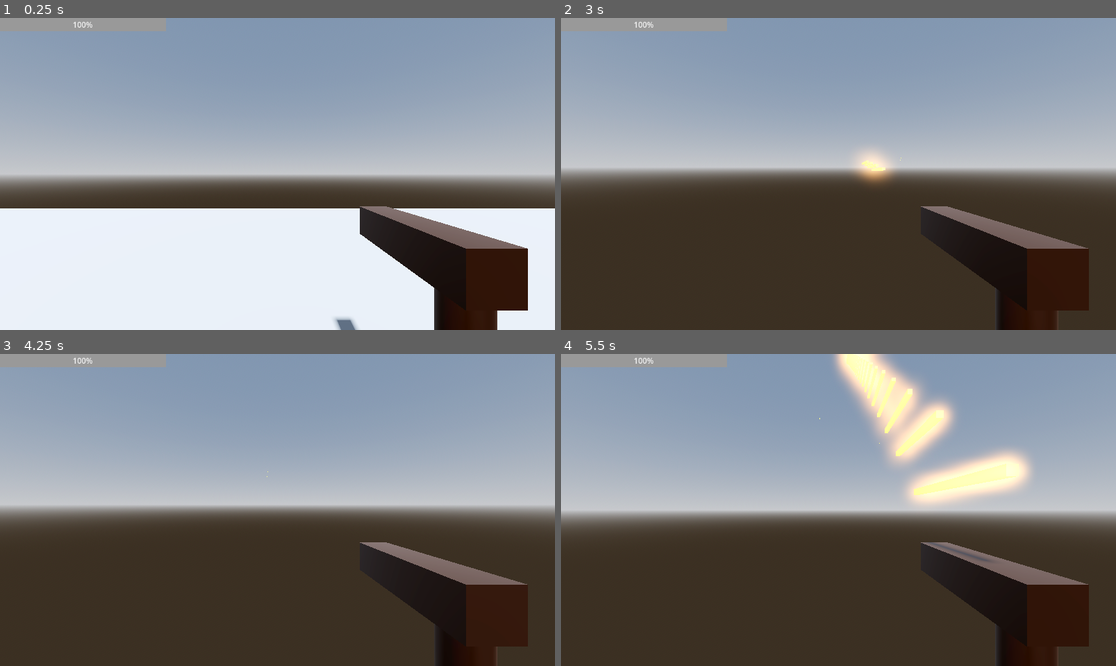
Above: before the commit, frames 1-4 (two rows, left to right).
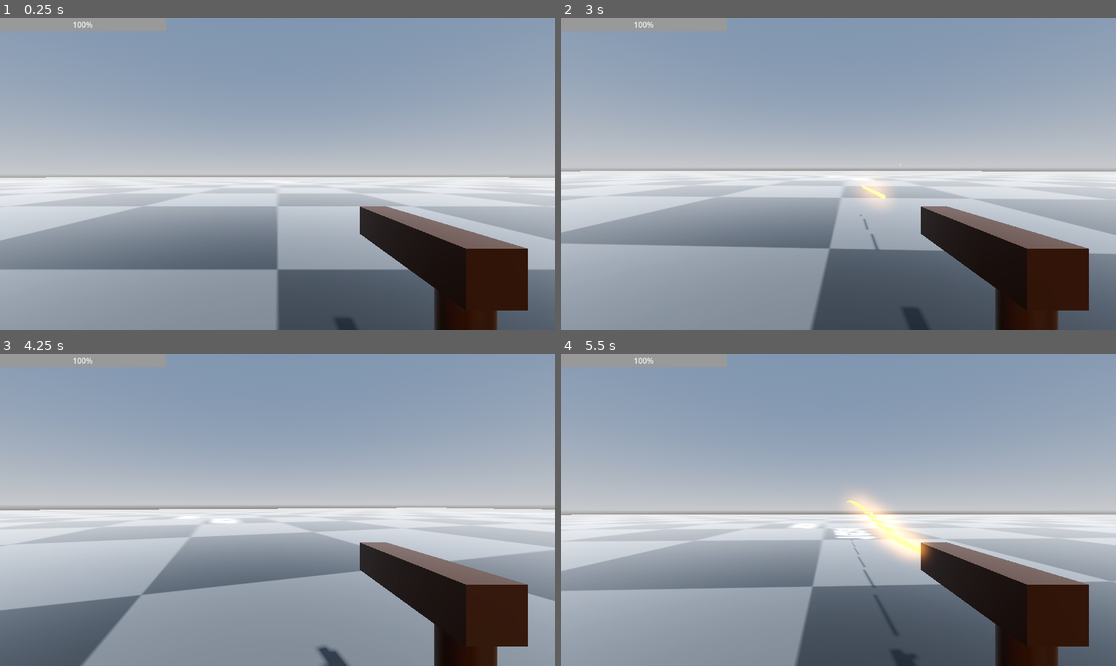
Above: after the commit, the same moments.

Repository: fallendynasty/nuclear
Game: Godot game, scene res://new_player_controller_test.tscn
Two runs of this game, one before a commit and one after it. Both use one fixed random seed, a clock stepped at 60 frames per second and the inputs below.
Inputs (mouse positions are in pixels of both pictures, inside the frame that each line leads up to):
- Up to frame 1 (0.25 s): no input
- Up to frame 2 (3 s): tap Enter (ui_accept) at 0.5 s; move the mouse to (866, 174) at 0.52 s; press the mouse at (866, 174) at 0.53 s; hold W (forward) from 0.53 s (still down); tap Space (jump) at 0.77, 1.52 s; move the mouse to (810, 174) at 1.27 s; release the mouse at (810, 174) at 1.28 s; tap Shift (slide) at 1.35 s; move the mouse to (849, 167) at 2.02 s; tap Ctrl (sprint) at 2.1 s; move the mouse to (832, 180) at 2.77 s; click (832, 180) at 2.85 s
- Up to frame 3 (4.25 s): keep holding W (forward); tap Space (jump) at 3.02, 3.77 s; move the mouse to (316, 513) at 3.52 s; tap Shift (slide) at 3.6 s
- Up to frame 4 (5.5 s): keep holding W (forward); move the mouse to (794, 506) at 4.27 s; tap Ctrl (sprint) at 4.35 s; tap Space (jump) at 4.52 s; move the mouse to (844, 510) at 5.02 s; press the mouse at (844, 510) at 5.03 s

The runs differ from the first frame. In frame 1, 42% of the frame differs, in the area x 0-100%, y 51-100%; in frame 2, 44%; in frame 3, 43%; in frame 4, 49%, in the area x 0-100%, y 0-100%.

Commit message:
Add textures .png.import

Diff:
--- a/new_player_controller_test.tscn
+++ b/new_player_controller_test.tscn
@@ -1,6 +1,7 @@
-[gd_scene load_steps=6 format=3 uid="uid://5nwe6bxvb1ak"]
+[gd_scene load_steps=8 format=3 uid="uid://5nwe6bxvb1ak"]
 
 [ext_resource type="PackedScene" uid="uid://bpj8ln6w4yv72" path="res://player_controller/player.tscn" id="1_ovhvj"]
+[ext_resource type="Texture2D" uid="uid://dyyr1bb836e8q" path="res://textures/DevTextures2/final/normal/dark/dark_texture4_text.png" id="1_rdtmn"]
 [ext_resource type="PackedScene" uid="uid://baqenyqh6exey" path="res://harmful_objects/spike.tscn" id="2_akbtk"]
 
 [sub_resource type="ProceduralSkyMaterial" id="ProceduralSkyMaterial_p6ibe"]
@@ -15,6 +16,12 @@
 sky = SubResource("Sky_l5oqg")
 tonemap_mode = 2
 glow_enabled = true
+
+[sub_resource type="StandardMaterial3D" id="StandardMaterial3D_0rfyi"]
+albedo_texture = ExtResource("1_rdtmn")
+metallic_specular = 0.48
+roughness = 0.0
+uv1_scale = Vector3(4, 4, 4)
 
 [node name="NewPlayerControllerTest" type="Node3D"]
 
@@ -55,12 +62,13 @@
 radial_segments = 24
 
 [node name="floor" type="CSGBox3D" parent="."]
-transform = Transform3D(1, 0, 0, 0, 1, 0, 0, 0, 1, -0.00422287, -0.400185, 19.37)
+transform = Transform3D(1, 0, 0, 0, 1, 0, 0, 0, 1, 0, -0.5, 0)
 use_collision = true
-size = Vector3(62.6459, 0.737427, 65.5749)
+size = Vector3(200, 0.737, 200)
+material = SubResource("StandardMaterial3D_0rfyi")
 
 [node name="Player" parent="." instance=ExtResource("1_ovhvj")]
-transform = Transform3D(1, 0, 0, 0, 1, 0, 0, 0, 1, 0, 0, -4.62453)
+transform = Transform3D(1, 0, 0, 0, 1, 0, 0, 0, 1, 0, 0, -9.30763)
 
 [node name="spike" parent="." instance=ExtResource("2_akbtk")]
 transform = Transform3D(1, 0, 0, 0, 1, 0, 0, 0, 1, 6.64896, 0.51037, 0)
--- a/player_controller/player.tscn
+++ b/player_controller/player.tscn
@@ -20,6 +20,45 @@
 [sub_resource type="StyleBoxFlat" id="StyleBoxFlat_3l7j0"]
 
 [sub_resource type="StyleBoxFlat" id="StyleBoxFlat_idcgq"]
+
+[sub_resource type="Animation" id="Animation_ce0a0"]
+length = 0.001
+tracks/0/type = "value"
+tracks/0/imported = false
+tracks/0/enabled = true
+tracks/0/path = NodePath("CollisionShape3D:shape:height")
+tracks/0/interp = 1
+tracks/0/loop_wrap = true
+tracks/0/keys = {
+"times": PackedFloat32Array(0),
+"transitions": PackedFloat32Array(1),
+"update": 0,
+"values": [2.0]
+}
+tracks/1/type = "value"
+tracks/1/imported = false
+tracks/1/enabled = true
+tracks/1/path = NodePath("CollisionShape3D:position")
+tracks/1/interp = 1
+tracks/1/loop_wrap = true
+tracks/1/keys = {
+"times": PackedFloat32Array(0),
+"transitions": PackedFloat32Array(1),
+"update": 0,
+"values": [Vector3(0, 1, 0)]
+}
+tracks/2/type = "value"
+tracks/2/imported = false
+tracks/2/enabled = true
+tracks/2/path = NodePath("CameraController:position")
+tracks/2/interp = 1
+tracks/2/loop_wrap = true
+tracks/2/keys = {
+"times": PackedFloat32Array(0),
+"transitions": PackedFloat32Array(1),
+"update": 0,
+"values": [Vector3(0, 1.5, 0)]
+}
 
 [sub_resource type="Animation" id="Animation_manu0"]
 resource_name = "slide"
@@ -59,45 +98,6 @@
 "transitions": PackedFloat32Array(1, 1),
 "update": 0,
 "values": [Vector3(0, 1.5, 0), Vector3(0, 1.25, 0)]
-}
-
-[sub_resource type="Animation" id="Animation_ce0a0"]
-length = 0.001
-tracks/0/type = "value"
-tracks/0/imported = false
-tracks/0/enabled = true
-tracks/0/path = NodePath("CollisionShape3D:shape:height")
-tracks/0/interp = 1
-tracks/0/loop_wrap = true
-tracks/0/keys = {
-"times": PackedFloat32Array(0),
-"transitions": PackedFloat32Array(1),
-"update": 0,
-"values": [2.0]
-}
-tracks/1/type = "value"
-tracks/1/imported = false
-tracks/1/enabled = true
-tracks/1/path = NodePath("CollisionShape3D:position")
-tracks/1/interp = 1
-tracks/1/loop_wrap = true
-tracks/1/keys = {
-"times": PackedFloat32Array(0),
-"transitions": PackedFloat32Array(1),
-"update": 0,
-"values": [Vector3(0, 1, 0)]
-}
-tracks/2/type = "value"
-tracks/2/imported = false
-tracks/2/enabled = true
-tracks/2/path = NodePath("CameraController:position")
-tracks/2/interp = 1
-tracks/2/loop_wrap = true
-tracks/2/keys = {
-"times": PackedFloat32Array(0),
-"transitions": PackedFloat32Array(1),
-"update": 0,
-"values": [Vector3(0, 1.5, 0)]
 }
 
 [sub_resource type="AnimationLibrary" id="AnimationLibrary_a4ge6"]
--- a/project.godot
+++ b/project.godot
@@ -14,6 +14,10 @@
 run/main_scene="res://new_player_controller_test.tscn"
 config/features=PackedStringArray("4.3", "Forward Plus")
 config/icon="res://icon.svg"
+
+[filesystem]
+
+import/blender/enabled=false
 
 [input]
 
Not shown, added: textures/DevTextures2/final/dotgrid/blue/blue_texture1_dotgrid.png.import
Not shown, added: textures/DevTextures2/final/dotgrid/blue/blue_texture2_dotgrid.png.import
Not shown, added: textures/DevTextures2/final/dotgrid/blue/blue_texture3_dotgrid.png.import
Not shown, added: textures/DevTextures2/final/dotgrid/blue/blue_texture4_dotgrid.png.import
Not shown, added: textures/DevTextures2/final/dotgrid/blue/blue_texture5_dotgrid.png.import
Not shown, added: textures/DevTextures2/final/dotgrid/blue/blue_texture6_dotgrid.png.import
Not shown, added: textures/DevTextures2/final/dotgrid/blue/blue_texture7_dotgrid.png.import
Not shown, added: textures/DevTextures2/final/dotgrid/blue/blue_texture8_dotgrid.png.import
Not shown, added: textures/DevTextures2/final/dotgrid/dark/dark_texture1_dotgrid.png.import
Not shown, added: textures/DevTextures2/final/dotgrid/dark/dark_texture2_dotgrid.png.import
Not shown, added: textures/DevTextures2/final/dotgrid/dark/dark_texture3_dotgrid.png.import
Not shown, added: textures/DevTextures2/final/dotgrid/dark/dark_texture4_dotgrid.png.import
(and 124 more such lines)
